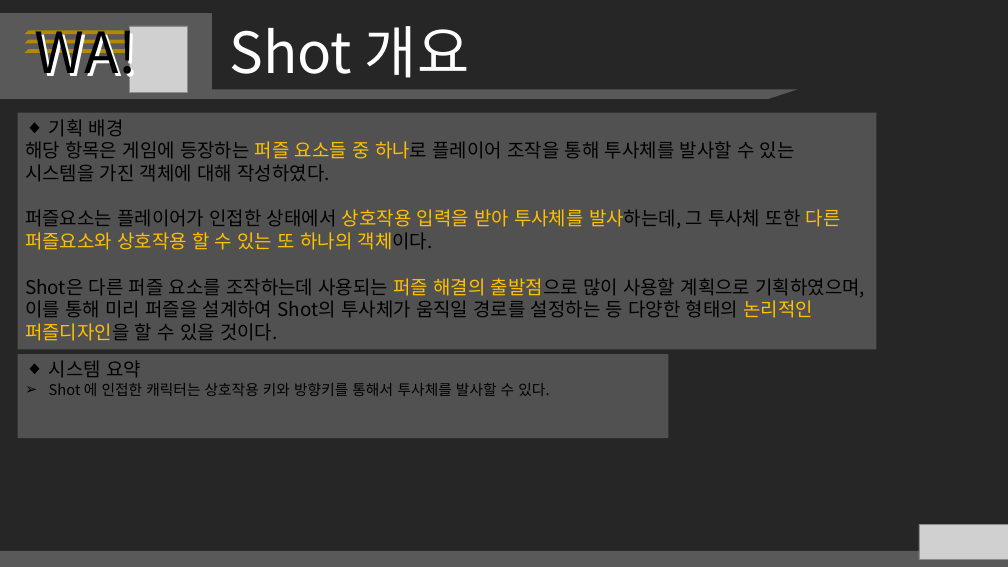
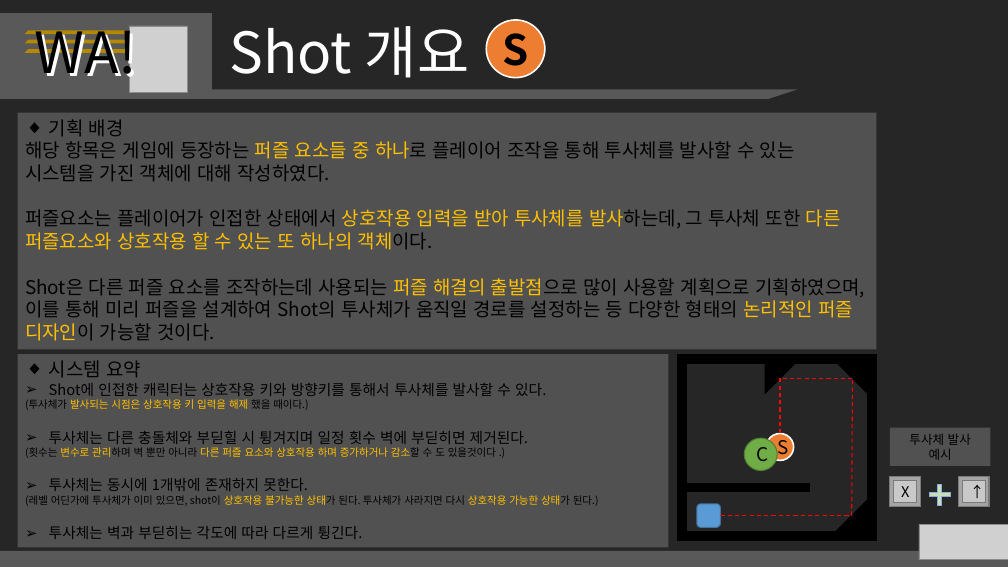
Before and after one commit to taeseongeom/WA, a slide deck: slide 11 of 기획서/WA!/System/WA!_System_Puzzle.pptx. Drawn at 1008x567 pixels with LibreOffice and Linux fonts; fonts in the diff are those of the drawing; grey boxes stand for pictures. Boxes give left, top, right and bottom in pixels: in the first picture for what was removed or moved away, otherwise in the second. Text is boxed around its words. In the diff, an @@ line names an element or a change of style, - is before the commit and + after.

Commit message:
20200710 기획작업
system_puzzle변경
shot추가 (미완성)

```diff
--- a/기획서/WA!/System/WA!_System_Puzzle.pptx
+++ b/기획서/WA!/System/WA!_System_Puzzle.pptx
@@ ellipse added at box(486, 20, 545, 77), fill #ED7D31, outline #FFFFFF 1.5 pt, 40 pt, text #000000, bold @@
+S
@@ text in rectangle at box(25, 278, 865, 341): text changed @@
-Shot은 다른 퍼즐 요소를 조작하는데 사용되는 퍼즐 해결의 출발점으로 많이 사용할 계획으로 기획하였으며, 이를 통해 미리 퍼즐을 설계하여 Shot의 투사체가 움직일 경로를 설정하는 등 다양한 형태의 논리적인 퍼즐디자인을 할 수 있을 것이다.
+Shot은 다른 퍼즐 요소를 조작하는데 사용되는 퍼즐 해결의 출발점으로 많이 사용할 계획으로 기획하였으며, 이를 통해 미리 퍼즐을 설계하여 Shot의 투사체가 움직일 경로를 설정하는 등 다양한 형태의 논리적인 퍼즐 디자인이 가능할 것이다.
@@ rectangle "시스템 요약": place and size @@
-rectangle "시스템 요약" at box(17, 354, 668, 438)
+rectangle "시스템 요약" at box(17, 354, 668, 547)
@@ rectangle added at box(678, 355, 877, 364), fill #000000, outline #000000 1 pt @@
@@ rectangle added at box(678, 355, 687, 541), fill #000000, outline #000000 1 pt @@
@@ rectangle added at box(868, 355, 877, 541), fill #000000, outline #000000 1 pt @@
@@ text in rectangle at box(25, 383, 599, 539): text changed; size 14 to 10 pt @@
-➢ Shot 에 인접한 캐릭터는 상호작용 키와 방향키를 통해서 투사체를 발사할 수 있다.
+➢ Shot에 인접한 캐릭터는 상호작용 키와 방향키를 통해서 투사체를 발사할 수 있다.
+(투사체가 발사되는 시점은 상호작용 키 입력을 해제 했을 때이다.)
+➢ 투사체는 다른 충돌체와 부딛힐 시 튕겨지며 일정 횟수 벽에 부딛히면 제거된다.
+(횟수는 변수로 관리하며 벽 뿐만 아니라 다른 퍼즐 요소와 상호작용 하며 증가하거나 감소할 수 도 있을것이다 .)
+➢ 투사체는 동시에 1개밖에 존재하지 못한다.
+(레벨 어딘가에 투사체가 이미 있으면, shot이 상호작용 불가능한 상태가 된다. 투사체가 사라지면 다시 상호작용 가능한 상태가 된다.)
+➢ 투사체는 벽과 부딛히는 각도에 따라 다르게 튕긴다.
@@ triangle added at box(765, 364, 795, 393), fill #000000, outline #000000 1 pt @@
@@ line added from (780, 433) to (780, 378), #FF0000 1 pt dashed @@
@@ line added from (853, 378) to (780, 378), #FF0000 1 pt dashed @@
@@ triangle added at box(838, 364, 867, 393), fill #000000, outline #000000 1 pt @@
@@ line added from (852, 516) to (853, 378), #FF0000 1 pt dashed @@
@@ ellipse added at box(744, 439, 777, 471), fill #70AD47, outline #538035 1 pt, 18 pt, text #000000 @@
+C
@@ ellipse added at box(767, 433, 794, 461), fill #ED7D31, outline #FFFFFF 1.5 pt, 18 pt, text #000000 @@
+S
@@ rectangle added at box(890, 428, 991, 466), fill #FFFFFF at 20% opacity, 12 pt, text #000000 @@
+투사체 발사
+예시
@@ rectangle added at box(890, 476, 920, 507), fill #A5A5A5, outline #7A7A7A 1 pt @@
@@ rectangle added at box(959, 476, 989, 507), fill #A5A5A5, outline #7A7A7A 1 pt @@
@@ rectangle added at box(680, 484, 809, 492), fill #000000, outline #000000 1 pt @@
@@ rounded rectangle added at box(697, 504, 721, 527), fill #5B9BD5, outline #43739E 1 pt @@
@@ triangle added at box(837, 501, 867, 530), fill #000000, outline #000000 1 pt @@
@@ rectangle added at box(894, 480, 917, 503), fill #C9C9C9, outline #7A7A7A 1 pt, 14 pt, text #000000 @@
+X
@@ plus added at box(929, 484, 951, 505), fill #C5E0B4, outline #8FAADC 1 pt @@
@@ rectangle added at box(963, 480, 985, 503), fill #C9C9C9, outline #7A7A7A 1 pt, 14 pt, text #000000 @@
+↑
@@ rectangle added at box(678, 532, 877, 541), fill #000000, outline #000000 1 pt @@
@@ line added from (721, 516) to (852, 516), #FF0000 1 pt dashed @@
```
Also in this commit, not shown: 6 other slides changed, 2 slides added, 1 other file.
